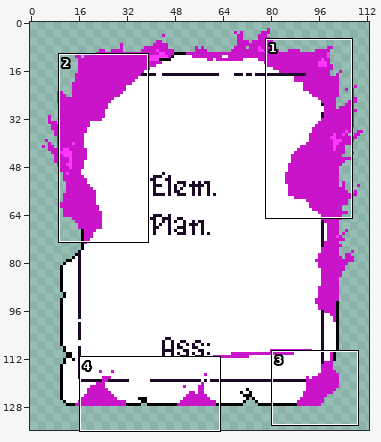
A pixel-art file gets an edit: Assets/Sprites/Altar/paper.ase. The first picture is a wide view before the edit; the outline marks the close-up.
Close-up. As it was:
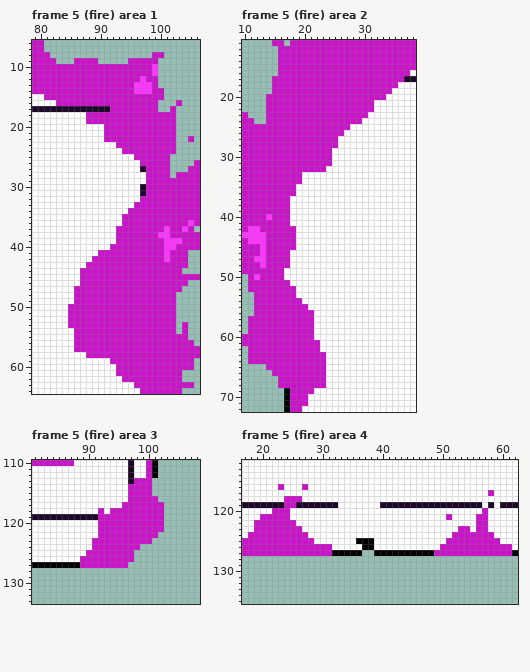
113x136 pixels, 19 frames. Shown: frame 5 (fire) area 1: x 79..106, y 6..64; frame 5 (fire) area 2: x 10..38, y 11..72; frame 5 (fire) area 3: x 81..108, y 110..133; frame 5 (fire) area 4: x 17..62, y 112..135. The commit also changed other frames or places, which this record leaves out.
Now the later version:
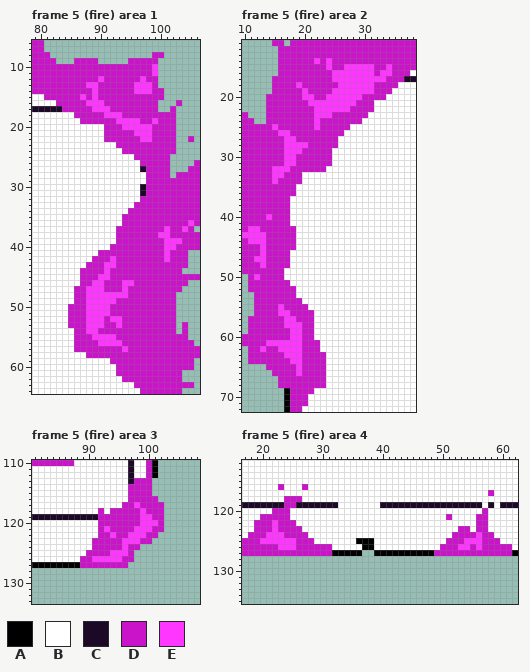
Palette (. is transparent): A #000000  B #ffffff  C #1c0927  D #c914c9  E #ff36ff
Difference:
Frame 5 (fire) area 1, layer "Layer 2":
Colour D replaces colour B in row 18 at x 86 to 87; in row 19 at x 87.
Colour D replaces colour C in row 17 at x 84 to 88.
Colour E replaces colour C in row 17 at x 89 to 91.
Colour E replaces colour D in row 12 at x 90; in row 13 at x 88 to 89; in row 14 at x 89; in row 15 at x 87 and 89; in row 16 at x 88 to 90; in row 18 at x 91 to 93.
Colour E replaces colour D in row 19 at x 93 to 96 and 99; in row 20 at x 94 to 98; in row 21 at x 96 to 98; in row 22 at x 97 to 98; in row 42 at x 92; in row 43 at x 91 to 92.
Colour E replaces colour D in row 44 at x 91; in row 45 at x 90 to 91; in row 46 at x 89 to 90 and 94 to 95; in row 47 at x 88 to 90 and 94; in row 48 at x 88 to 94; in row 49 at x 88 to 92.
Colour E replaces colour D in rows 50 to 51 at x 88 to 91; in row 52 at x 88 to 90 and 92 to 93; in row 53 at x 88 to 90 and 93; in row 54 at x 88 to 89; in row 55 at x 89 to 92; in row 56 at x 90 to 93.
Colour E replaces colour D in row 57 at x 94.
Frame 5 (fire) area 2, layer "Layer 2":
Colour E replaces colour D in row 14 at x 22 and 24; in row 15 at x 24, 27 to 31 and 34; in row 16 at x 25 to 31 and 33 to 34; in row 17 at x 25 to 33; in row 18 at x 19 and 26 to 31; in row 19 at x 20 and 25 to 31.
Colour E replaces colour D in row 20 at x 20 to 21 and 24 to 29; in row 21 at x 21 to 28; in row 22 at x 22 to 27; in row 23 at x 22 to 24; in row 24 at x 22; in row 25 at x 15 and 22.
Colour E replaces colour D in row 26 at x 16 to 17; in row 27 at x 17 to 18; in row 28 at x 17 to 20; in row 29 at x 17 to 19; in rows 30 to 31 at x 17 to 18; in row 32 at x 15 to 17.
Colour E replaces colour D in row 33 at x 15 to 16; in row 34 at x 15; in row 55 at x 16; in row 56 at x 16 to 17; in row 57 at x 17 to 18; in row 58 at x 17 to 19.
Colour E replaces colour D in rows 59 to 60 at x 18 to 19; in row 61 at x 14 to 19; in row 62 at x 13 and 16 to 19; in row 63 at x 17 to 19; in row 64 at x 18 to 19; in rows 65 to 66 at x 19.
Frame 5 (fire) area 3, layer "Layer 2":
Colour E replaces colour D in row 117 at x 98; in row 118 at x 99; in row 119 at x 99 to 100; in row 120 at x 99 to 101; in row 121 at x 93 and 98 to 100; in row 122 at x 94 and 97 to 99.
Colour E replaces colour D in row 123 at x 96 to 98; in row 124 at x 96; in row 125 at x 94 to 96; in row 126 at x 91 to 95.
Frame 5 (fire) area 4, layer "Layer 2":
Colour E replaces colour D in rows 122 to 123 at x 22; in row 124 at x 21 to 23 and 56; in row 125 at x 20 to 25 and 54 to 56; in row 126 at x 23 to 25, 53 to 54 and 56.
Where, in picture pixels (left, top, right, bottom), the same in both close-ups:
changed: (62, 76, 158, 142)
changed: (86, 256, 134, 352)
changed: (272, 58, 392, 184)
changed: (260, 304, 302, 376)
changed: (92, 502, 158, 562)
changed: (260, 520, 296, 550)
changed: (458, 532, 482, 550)
